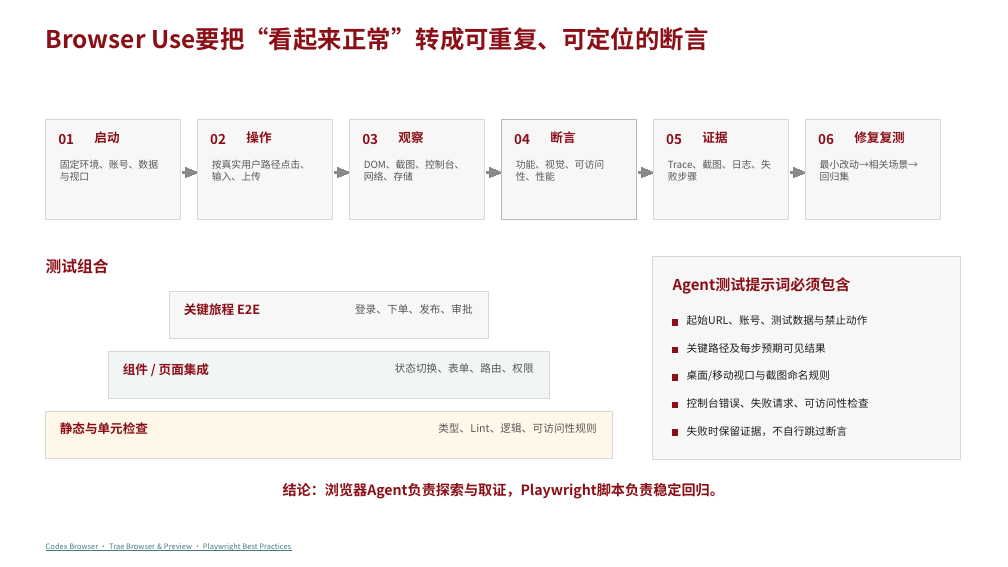
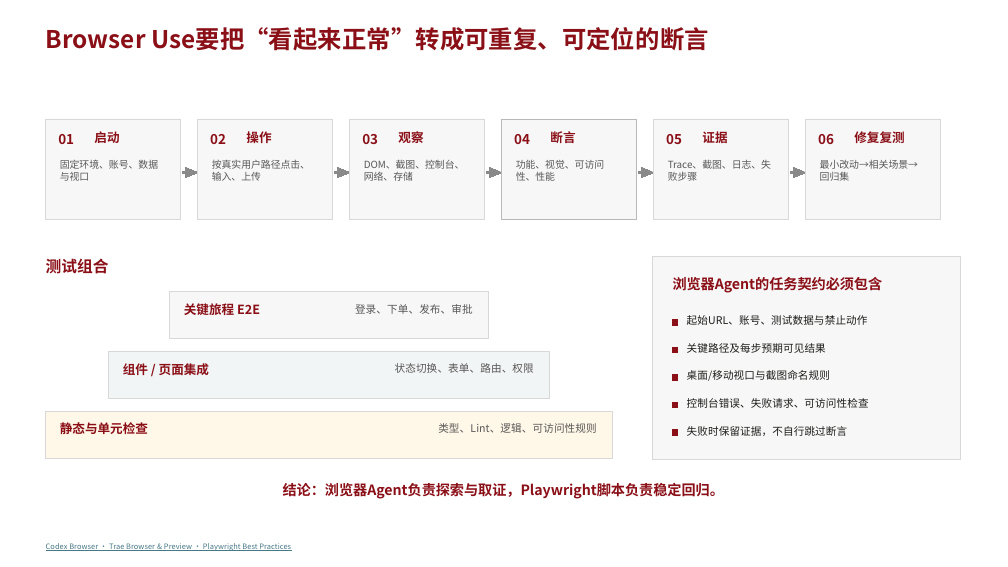
Before and after one commit to peter-liu1997/ai-solution-reports, a slide deck: slide 13 of AI-Coding-工具能力赋能-16页华为企业方案风格版.pptx. Drawn at 1008x567 pixels with LibreOffice and Linux fonts; fonts in the diff are those of the drawing. Boxes give left, top, right and bottom in pixels: in the first picture for what was removed or moved away, otherwise in the second. Text is boxed around its words. In the diff, an @@ line names an element or a change of style, - is before the commit and + after.

```diff
--- a/AI-Coding-工具能力赋能-16页华为企业方案风格版.pptx
+++ b/AI-Coding-工具能力赋能-16页华为企业方案风格版.pptx
@@ text at <box>673,277,883,293</box>: text changed; size 14.2 to 13.5 pt @@
-Agent测试提示词必须包含
+浏览器Agent的任务契约必须包含
```
Also in this commit, not shown: 9 other slides changed, 2 slides added, 2 slides removed.
